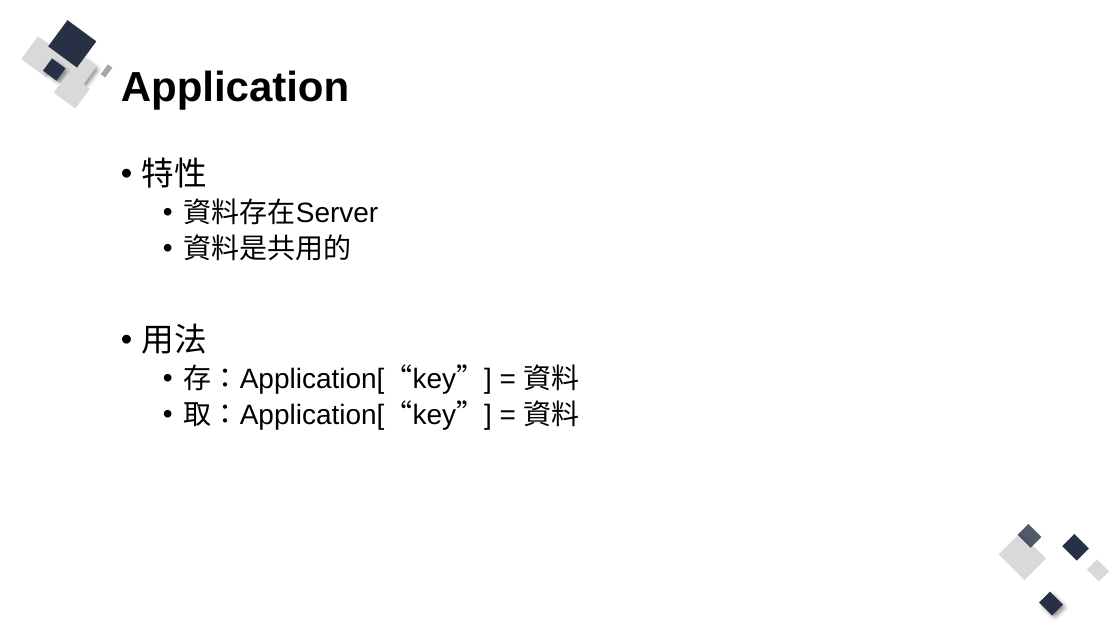
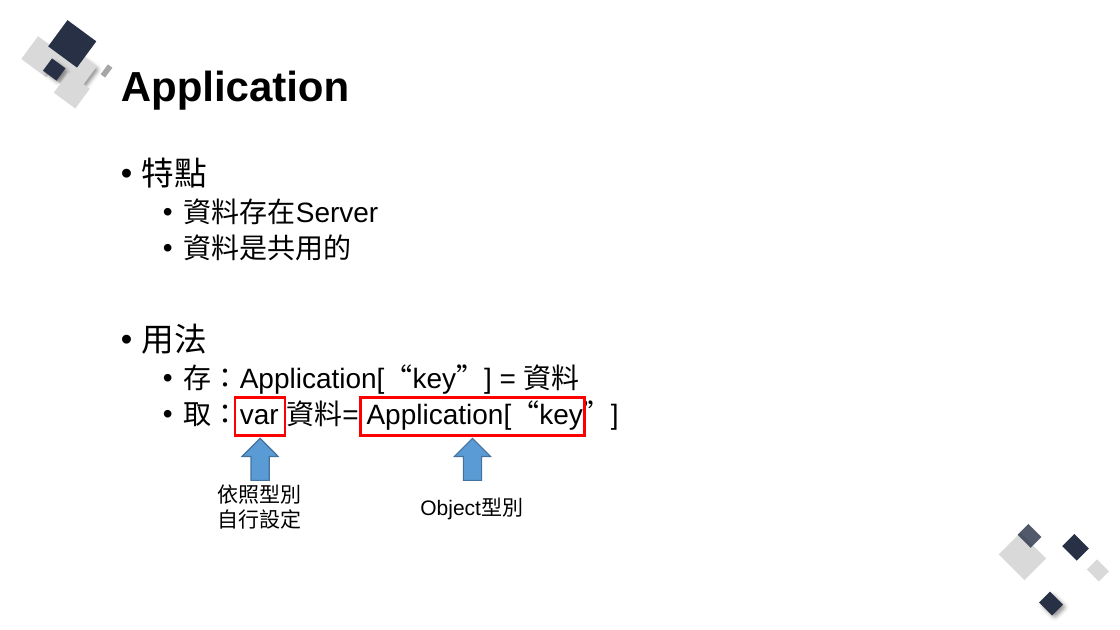
Before and after one commit to Q81JIAXIONG/-, a slide deck: slide 36 of 投影片/2.asp.net webform 框架.pptx (slide 35 before the commit). Drawn at 1120x630 pixels with LibreOffice and Linux fonts; fonts in the diff are those of the drawing. Boxes give left, top, right and bottom in pixels: in the first picture for what was removed or moved away, otherwise in the second. Text is boxed around its words. In the diff, an @@ line names an element or a change of style, - is before the commit and + after.

```diff
--- a/投影片/2.asp.net webform 框架.pptx
+++ b/投影片/2.asp.net webform 框架.pptx
@@ text at (142, 157, 207, 188): text changed @@
-• 特性
+• 特點
@@ text at (184, 396, 619, 432): text changed @@
-  • 取：Application[“key”] = 資料
+  • 取：var 資料= Application[“key”]
@@ rectangle added at (235, 397, 286, 435), outline #FF0000 2.25 pt @@
@@ rectangle added at (360, 397, 585, 435), outline #FF0000 2.25 pt @@
@@ down arrow added at (242, 439, 278, 481), fill #5B9BD5, outline #43739E 1 pt @@
@@ down arrow added at (455, 439, 491, 481), fill #5B9BD5, outline #43739E 1 pt @@
@@ text added at (217, 484, 301, 529), 18 pt, text #000000 @@
+依照型別
+自行設定
@@ text added at (420, 498, 523, 519), 18 pt, text #000000 @@
+Object型別
```
Also in this commit, not shown: 6 other slides changed, 10 slides added, 3 slides removed, 15 other files.
